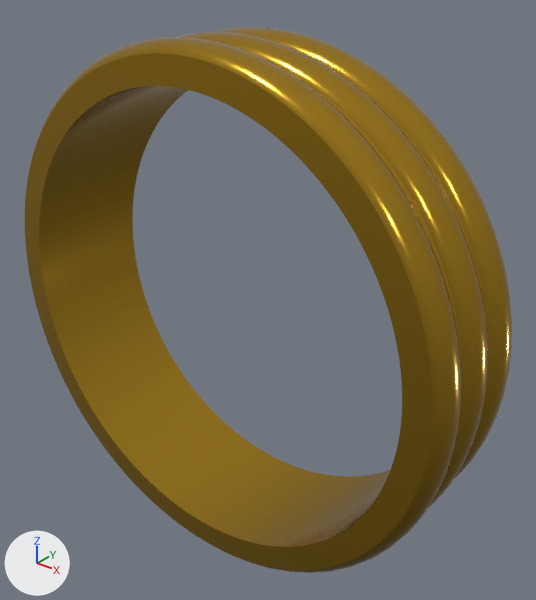
The glTF model public/models/Rings/Doja.glb, before and after one commit.
Before and after are seen from a 50 mm lens placed at (3.82, -4.33, 2.88), pointed at (0.2, 0.2, 0.07). The axes (+X, +Y, +Z) are drawn at lower left. The lights are the same throughout.
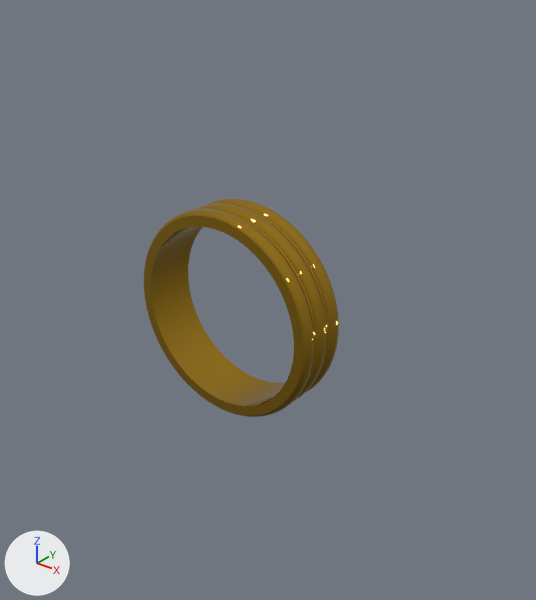
ob_default is not drawn itself; it is the parent of ob_mesh_0.

The newer file is also rescaled (x0.413), turned or shifted as a whole; pictures and numbers use the older file's frame.

Boxes [x1, y1, x2, y2] around the edits, measured in the pictures (536 x 600 px):
```json
{"object": "Mesh_0", "change": "recoloured, rescaled", "before": [25, 27, 512, 573], "after": [144, 198, 339, 417], "on screen": "60% narrower, 60% shorter"}
```

Scene script edits in JSON lines:
```json
{"op": "add", "block": "mat_metal_001", "code": ["mat_metal_001 = principled_material('Metal.001')", "mat_metal_001.base_color = (0.536, 0.311, 0.029)  # yellow #c19730", "mat_metal_001.metallic = 1.0", "mat_metal_001.roughness = 0.0"]}
{"block": "me_mesh_0", "where": "me_mesh_0.from_pydata(...)  # 3072 vertices, 6144 faces; spans x -0.0223..0.0223, y -0.0057..0.0057, z -0.0223..0.0223"}
{"op": "remove", "block": "me_mesh_0", "code": "me_mesh_0.materials.append(mat_metal)  # yellow #c19730"}
{"op": "add", "block": "me_mesh_0", "code": "me_mesh_0.materials.append(mat_metal_001)  # yellow #c19730"}
{"op": "set", "path": "ob_default.scale", "old": "(102.0, 102.0, 102.0)", "new": "(-42.1, -42.1, -42.1)"}
```
